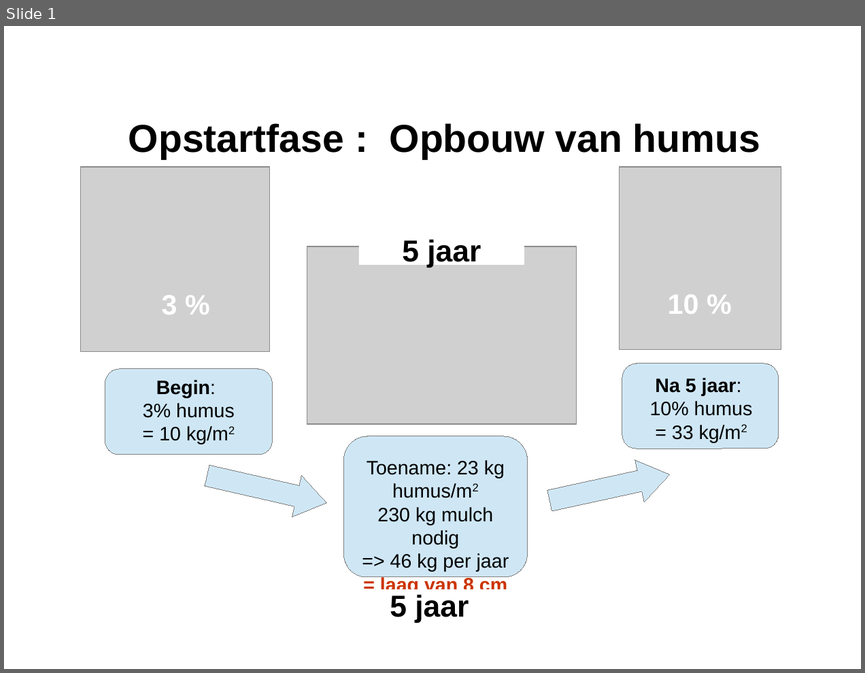
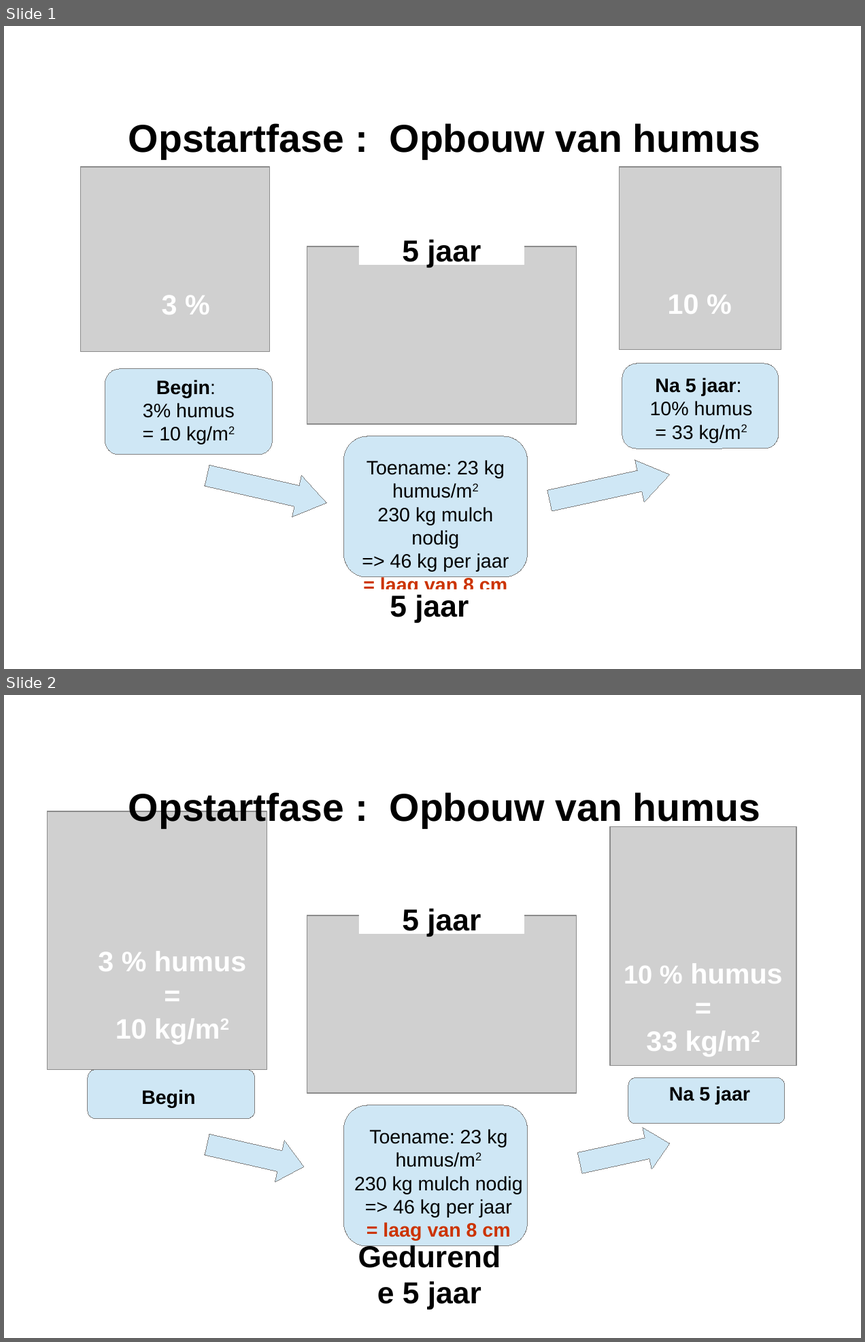
Before and after one commit to Chaostuin/Chaostuin, a slide deck: pictures/humus/opbouw.odp. Shown one above the other, each under a label of ours: slide 1 before the commit, slides 1 and 2 after it. The pictures are 865x673 and 865x1342 pixels, drawn with LibreOffice and Linux fonts; fonts in the diff are those of the drawing; grey boxes stand for pictures. Boxes give left, top, right and bottom in pixels: in the first picture for what was removed or moved away, otherwise in the second. Text is boxed around its words. In the diff, an @@ line names an element or a change of style, - is before the commit and + after.

Commit message:
vereenvoudigde mulchcalculator geüniformiseerd

```diff
--- a/pictures/humus/opbouw.odp
+++ b/pictures/humus/opbouw.odp
@@ slide 2 added at bbox=[4, 695, 861, 1338], background #FFFFFF @@
@@ text added at bbox=[128, 790, 760, 828], 36 pt, text #000000, bold @@
+Opstartfase : Opbouw van humus
@@ picture added at bbox=[48, 812, 268, 1070] @@
@@ picture added at bbox=[611, 826, 797, 1065] @@
@@ picture added at bbox=[307, 915, 577, 1092] @@
@@ rectangle added at bbox=[360, 903, 525, 934], fill #FFFFFF, 28 pt, text #000000, bold @@
+5 jaar
@@ text added at bbox=[98, 951, 246, 1044], 26 pt, text #FFFFFF, bold @@
+3 % humus
+=
+10 kg/m2
@@ text added at bbox=[623, 963, 782, 1056], 26 pt, text #FFFFFF, bold @@
+10 % humus
+=
+33 kg/m2
@@ rounded rectangle added at bbox=[88, 1070, 255, 1119], fill #CFE7F5, outline #808080 0 pt @@
@@ rounded rectangle added at bbox=[628, 1078, 785, 1123], fill #CFE7F5, outline #808080 0 pt @@
@@ text added at bbox=[141, 1089, 195, 1107], 18 pt, text #000000, bold @@
+Begin
@@ text added at bbox=[669, 1086, 750, 1104], 18 pt, text #000000, bold @@
+Na 5 jaar
@@ rounded rectangle added at bbox=[344, 1106, 527, 1246], fill #CFE7F5, outline #808080 0 pt @@
@@ right arrow added at bbox=[576, 1123, 674, 1184], fill #CFE7F5, outline #808080 0 pt @@
@@ right arrow added at bbox=[203, 1124, 309, 1187], fill #CFE7F5, outline #808080 0 pt @@
@@ text added at bbox=[354, 1129, 523, 1240], 18 pt, text #000000 @@
+Toename: 23 kg humus/m2
+230 kg mulch nodig
+=> 46 kg per jaar
+= laag van 8 cm
@@ text added at bbox=[402, 1280, 481, 1310], 28 pt, text #000000, bold @@
+Gedurende 5 jaar
```
Also in this commit, not shown: 10 other files.
